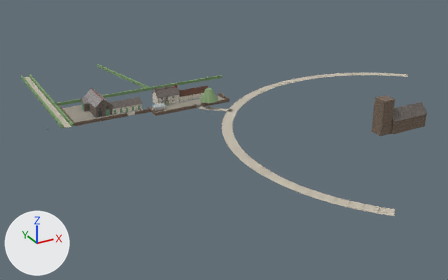
One commit to the glTF model models/tymawr.glb: the scene before it, then after it.
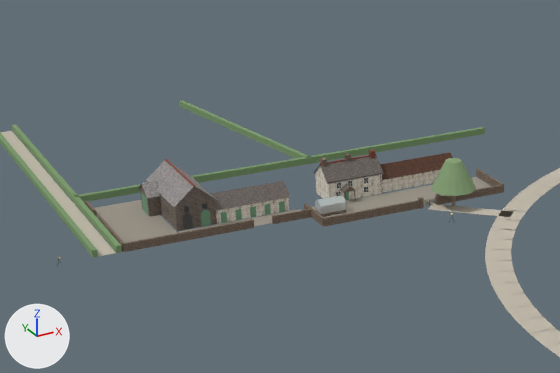
Old and new are each drawn whole from a camera (50 mm lens) standing at (-108.0, -252.0, 100.0) and looking at (15.0, -28.0, -12.0) and again close up on the part from 5% to 56% of the width and 8% to 63% of the height. Arrows for +X, +Y and +Z are at lower left; the lights stay in place. The older version's two pictures come first. Vertices at exactly the same position are counted once.

The scene before the commit, as lines of its bpy script (objects in view):
```python
me_tymawr = bpy.data.meshes.new('tymawr')
me_tymawr.from_pydata(...)  # 1296 vertices, 1577 faces; spans x -58.0..129.0, y -130.0..70.0, z 0.0..15.0
me_tymawr.materials.append(mat_limewash)  # picture img_image_0
me_tymawr.materials.append(mat_slate)  # picture img_image_1
me_tymawr.materials.append(mat_pantile)  # picture img_image_2
me_tymawr.materials.append(mat_rubble)  # picture img_image_3
me_tymawr.materials.append(mat_dressed)  # picture img_image_4
me_tymawr.materials.append(mat_slate_barn)  # picture img_image_5
me_tymawr.materials.append(mat_ridge)  # brown #8b4b38
me_tymawr.materials.append(mat_frame)  # white #edece7
me_tymawr.materials.append(mat_timber)  # brown #7c6955
me_tymawr.materials.append(mat_brick)  # brown #7c4535
me_tymawr.materials.append(mat_green)  # green #6f9b7c
me_tymawr.materials.append(mat_gravel)  # grey #9b9589
me_tymawr.materials.append(mat_glass)  # dark grey #383c3f
me_tymawr.materials.append(mat_dark)  # dark grey #505050
me_tymawr.materials.append(mat_gate)  # dark grey #595d59
me_tymawr.materials.append(mat_pane)  # white #e1eded
me_tymawr.materials.append(mat_bark)  # brown #95816c
me_tymawr.materials.append(mat_leaf)  # green #86a276
me_tymawr.materials.append(mat_lane)  # light grey #c5bdad
me_tymawr.materials.append(mat_hedge)  # green #7c9b6c
me_tymawr.materials.append(mat_tripod)  # dark grey #3f3f3f
me_tymawr.materials.append(mat_tripodcam)  # yellow #c4ad61
ob_tymawr = bpy.data.objects.new('tymawr', me_tymawr)
ob_tymawr.location = (0.0, 0.0, 0.0)
```
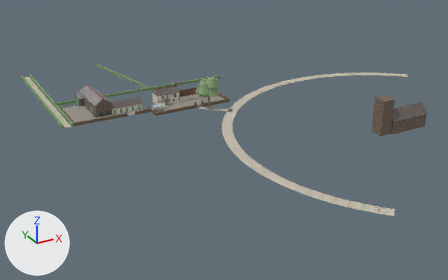
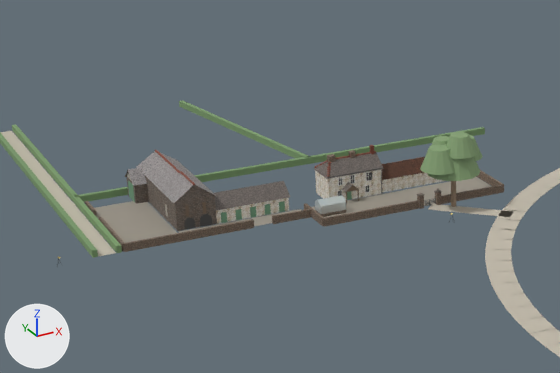
Diff of the bpy script that builds the scene:
```diff
--- a/models/tymawr.glb.py
+++ b/models/tymawr.glb.py
@@ mat_boards @@
+mat_boards = principled_material('boards')
+mat_boards.base_color = (0.42, 0.4, 0.35)  # grey #adaaa0
+mat_boards.roughness = 0.9
@@ me_tymawr @@
 # used by ob_tymawr; location = (0.0, 0.0, 0.0)
-me_tymawr.from_pydata(...)  # 1296 vertices, 1577 faces; spans x -58.0..129.0, y -130.0..70.0, z 0.0..15.0
+me_tymawr.from_pydata(...)  # 1602 vertices, 1983 faces; spans x -58.0..129.0, y -130.0..70.0, z 0.0..15.0
+# me_tymawr part 1: the loose piece of 8 vertices spanning x -5.0, y 0.0, z 4.0..8.0 is moved by (2.0, 0.0, 1.0)
+# me_tymawr part 2: the loose piece of 6 vertices spanning x -35.0..-27.0, y -3.0..13.0, z 5.0..8.0 is copied, and the copy is moved by (0.0, 7.0, 1.0); it spans x -35.0..-27.0, y 4.0..19.0, z 5.0..8.0
+# me_tymawr part 3: the loose piece of 6 vertices spanning x -37.0..-35.0, y 6.0..11.0, z 4.0..6.0 is moved by (0.0, 8.0, 0.0)
+# me_tymawr part 4: the loose piece of 8 vertices spanning x -6.0..6.0, y -3.0, z 4.0 is scaled about its middle by (0.0265, 0.95, 1.33), then moved by (-4.0, 2.0, 2.0), in mat_ridge (brown #8b4b38)
+# me_tymawr part 5: the loose piece of 8 vertices spanning x 5.0, y 0.0, z 4.0..8.0 is scaled about its middle by (0.324, 0.152, 0.0444), then moved by (-9.0, -1.0, 1.0), in mat_ridge (brown #8b4b38)
+# me_tymawr part 6: the loose piece of 8 vertices spanning x -37.0, y 7.0..10.0, z 0.0..4.0 is scaled about its middle by (5.83, 0.0461, 0.0457), then moved by (33.0, -9.0, 5.0), in mat_ridge (brown #8b4b38)
+# me_tymawr part 7: the loose piece of 8 vertices spanning x -31.0, y -3.0..13.0, z 8.0 is copied, and the copy is moved by (0.0, 7.0, 0.0); it spans x -31.0, y 4.0..19.0, z 8.0
+# me_tymawr part 8: the loose piece of 8 vertices spanning x -37.0, y 7.0..10.0, z 0.0..4.0 is copied, and the copy is moved by (0.0, 8.0, 0.0); it spans x -37.0, y 15.0..18.0, z 0.0..4.0
+# me_tymawr part 9: the loose piece of 8 vertices spanning x -6.0..6.0, y -3.0, z 4.0 is copied, and the copy is moved by (0.0, 0.0, 1.0); it spans x -6.0..6.0, y -3.0, z 5.0
+# me_tymawr part 10: the loose piece of 10 vertices spanning x -37.0..-35.0, y 6.0..11.0, z 0.0..6.0 is deleted
+# me_tymawr part 11: 98 vertices moved from x -35.0..15.0, y -17.0..13.0, z 0.0..9.0 to x -35.0..15.0, y -17.0..4.0, z 0.0..9.0; 126 vertices removed from x -35.0..18.0, y -20.0..13.0, z 0.0..9.0; 308 vertices added at x -37.0..20.0, y -21.0..19.0, z 0.0..14.0
+# me_tymawr part 12: 2 faces spanning x -30.0..-29.0, y -3.0, z 2.0..5.0 switch from mat_green (green #6f9b7c) to mat_timber (brown #7c6955)
+# other edits to the shape of me_tymawr do not show in these pictures
 me_tymawr.materials.append(mat_limewash)
@@ me_tymawr @@
 me_tymawr.materials.append(mat_tripodcam)
+me_tymawr.materials.append(mat_boards)  # grey #adaaa0
```

Where the change shows, as pixel boxes (x1, y1, x2, y2) in the close-ups (560 x 373 px; the box of a moved part takes in the faces that stretch with it):
part 1 of me_tymawr, moved or reshaped
    before: (320, 157, 327, 167)
    after: (327, 154, 336, 162)
part 2 of me_tymawr, added
    after: (136, 151, 203, 191)
part 3 of me_tymawr, moved or reshaped
    before: (138, 180, 160, 198)
    after: (125, 167, 147, 186)
part 4 of me_tymawr, moved or reshaped (not visible afterwards)
    before: (328, 173, 382, 183)
part 5 of me_tymawr, moved or reshaped (not visible afterwards)
    before: (369, 149, 375, 158)
part 6 of me_tymawr, moved or reshaped (not visible afterwards)
    before: (141, 192, 149, 216)
part 7 of me_tymawr, added
    after: (155, 150, 180, 173)
part 8 of me_tymawr, added
    after: (128, 180, 135, 202)
part 9 of me_tymawr, added
    after: (328, 168, 382, 178)
part 10 of me_tymawr, deleted
    before: (140, 186, 161, 216)
part 11 of me_tymawr, moved or reshaped
    before: (146, 153, 476, 231)
    after: (126, 132, 483, 231)
part 12 of me_tymawr, recoloured
    before: (201, 214, 210, 226)
    after: (203, 202, 206, 214)
